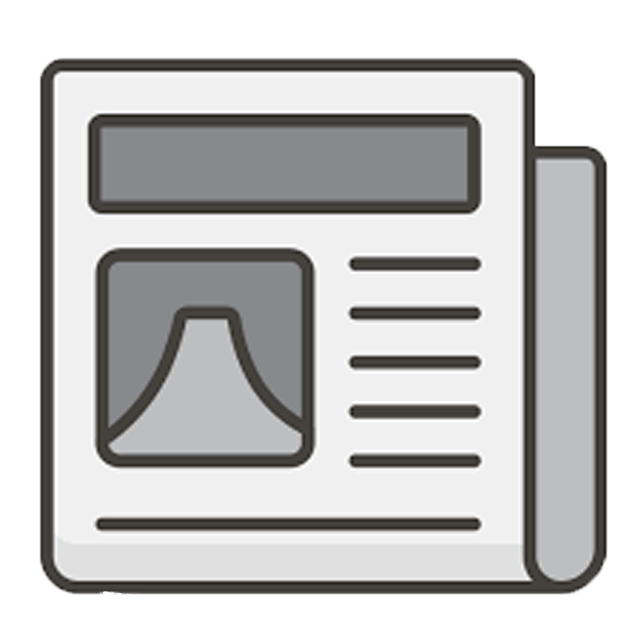
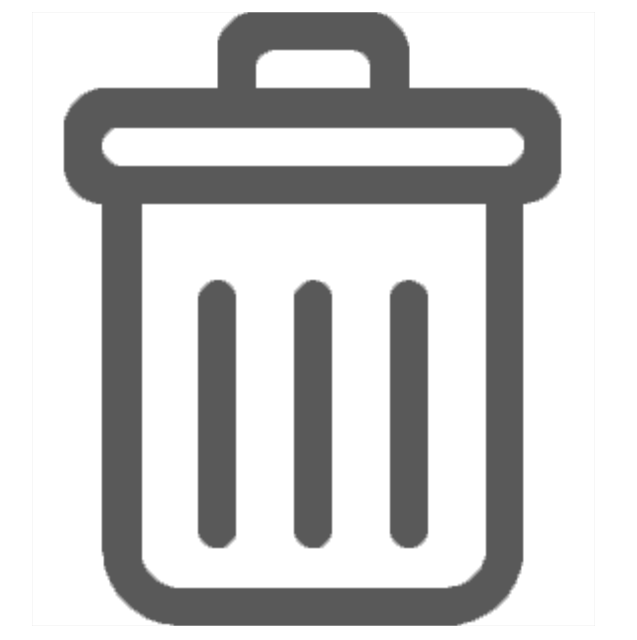
Layered file, before and after one edit (637x640). Changes by layer:
added layer "Слой 3" above "Слой 2" over [32, 12, 595, 626]
hid "Слой 2" over [39, 57, 608, 595]
